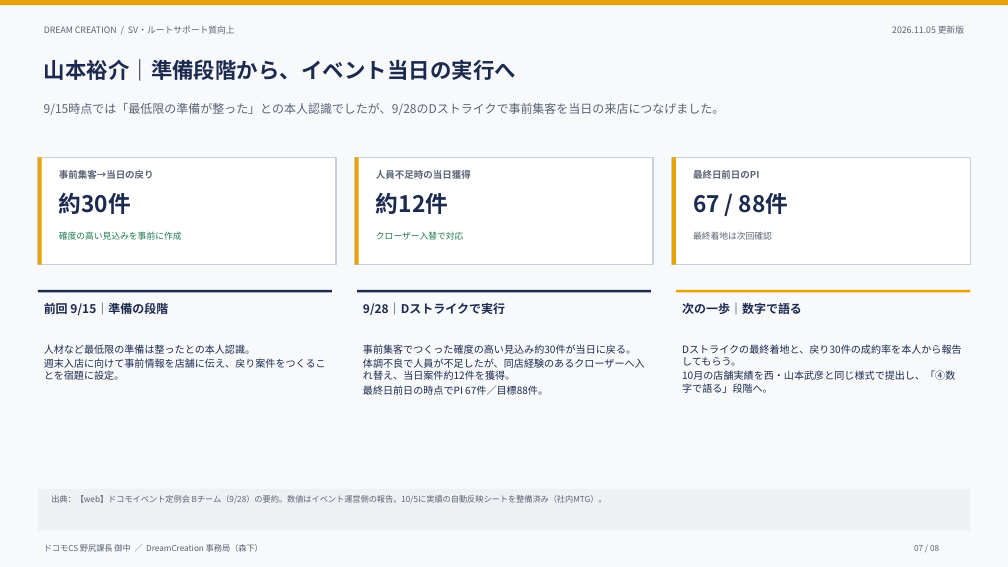
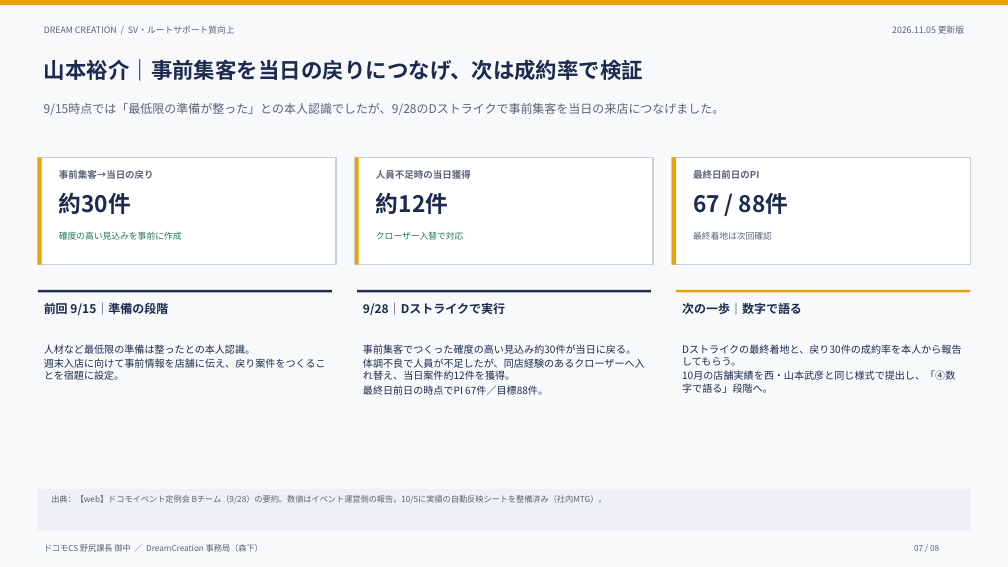
Before and after one commit to lunamax77/-next-vision, a slide deck: slide 7 of docs/reports/sv-route-support/SV_ルートサポート質向上_進捗報告_20261105.pptx. Drawn at 1008x567 pixels with LibreOffice and Linux fonts; fonts in the diff are those of the drawing. Boxes give left, top, right and bottom in pixels: in the first picture for what was removed or moved away, otherwise in the second. Text is boxed around its words. In the diff, an @@ line names an element or a change of style, - is before the commit and + after.

```diff
--- a/docs/reports/sv-route-support/SV_ルートサポート質向上_進捗報告_20261105.pptx
+++ b/docs/reports/sv-route-support/SV_ルートサポート質向上_進捗報告_20261105.pptx
@@ text at [44, 59, 644, 81]: text changed @@
-山本裕介｜準備段階から、イベント当日の実行へ
+山本裕介｜事前集客を当日の戻りにつなげ、次は成約率で検証
```
Also in this commit, not shown: 7 other slides changed, 1 other file.
